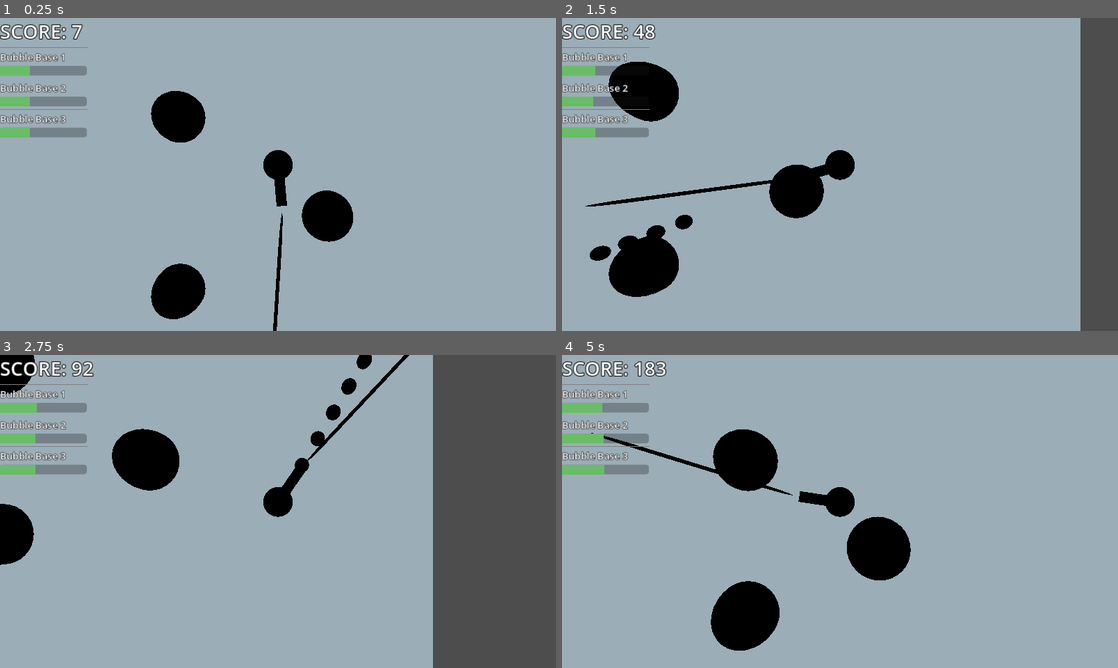
Above: before the commit, frames 1-4 (two rows, left to right).
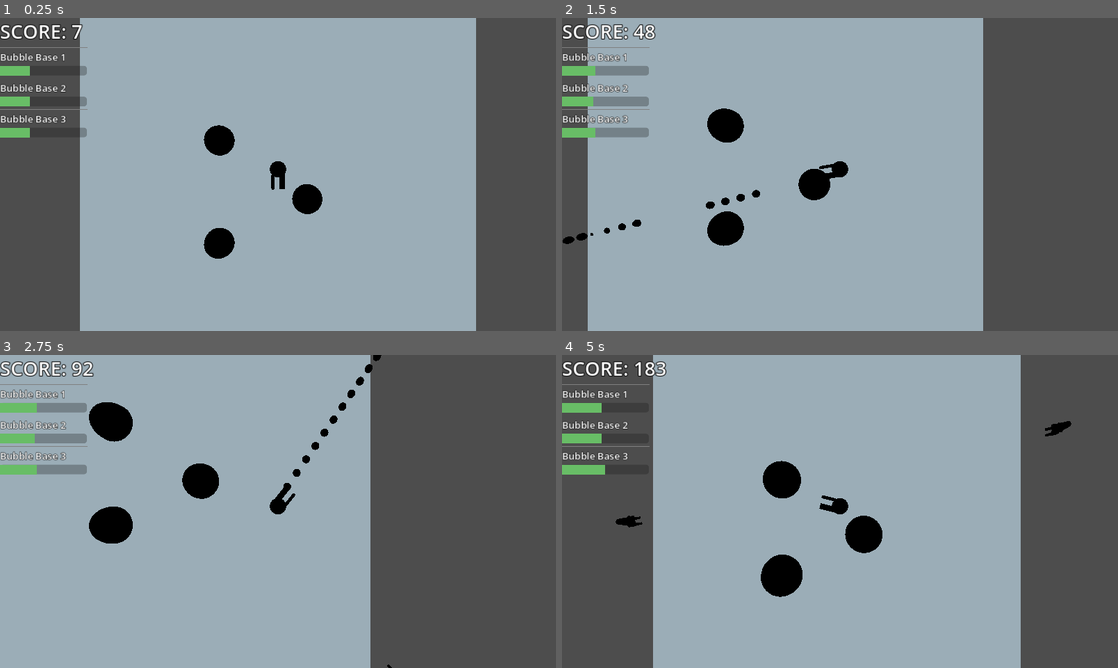
Above: after the commit, the same moments.

Repository: BlackBarman/GGJ_2025
Game: Godot game, scene res://Levels/level.tscn
Two runs of this game, one before a commit and one after it. Both use one fixed random seed, a clock stepped at 60 frames per second and the inputs below.
Inputs (mouse positions are in pixels of both pictures, inside the frame that each line leads up to):
- Up to frame 1 (0.25 s): no input
- Up to frame 2 (1.5 s): tap Enter (ui_accept) at 0.5, 0.77 s; move the mouse to (962, 158) at 0.52 s; press the mouse at (962, 158) at 0.53 s; hold Right (ui_right) 0.53-1.28 s; move the mouse to (728, 190) at 1.27 s; release the mouse at (728, 190) at 1.28 s; hold Down (ui_down) from 1.28 s (still down); click (728, 190) at 1.35 s
- Up to frame 3 (2.75 s): tap Enter (ui_accept) at 1.52 s; move the mouse to (333, 442) at 2.02 s; release Down (ui_down) at 2.03 s; press the mouse at (333, 442) at 2.03 s; hold Right (ui_right) from 2.03 s (still down)
- Up to frame 4 (5 s): move the mouse to (812, 574) at 2.77 s; release Right (ui_right) at 2.78 s; release the mouse at (812, 574) at 2.78 s; hold Up (ui_up) 2.78-3.53 s; click (812, 574) at 2.85 s; tap Enter (ui_accept) at 3.02, 3.77, 4.52 s; move the mouse to (1006, 558) at 3.52 s; press the mouse at (1006, 558) at 3.53 s; hold Left (ui_left) from 3.53 s (still down); move the mouse to (673, 464) at 4.27 s; release the mouse at (673, 464) at 4.28 s; click (673, 464) at 4.35 s

The runs differ from the first frame. In frame 1, 33% of the frame differs, in the area x 0-100%, y 0-100%; in frame 2, 29%; in frame 3, 18%; in frame 4, 39%.

Commit message:
fixed up some spatial variables on the character and created the bubble thrower

Diff:
--- a/ggj_2025/Chara.tscn
+++ b/ggj_2025/Chara.tscn
@@ -2,7 +2,8 @@
 
 [ext_resource type="Script" path="res://character_body_3d.gd" id="1_beiag"]
 [ext_resource type="Script" path="res://weapon.gd" id="2_ery3h"]
-[ext_resource type="PackedScene" uid="uid://c1sd6lbh7dj1u" path="res://bullet.tscn" id="3_hb4xm"]
+[ext_resource type="PackedScene" uid="uid://fago7sqegwx7" path="res://bullet.tscn" id="3_hb4xm"]
+[ext_resource type="PackedScene" uid="uid://c6xnb60rqwatj" path="res://bubble_thrower.tscn" id="4_2jctd"]
 
 [sub_resource type="CapsuleShape3D" id="CapsuleShape3D_a8dag"]
 
@@ -11,23 +12,20 @@
 [sub_resource type="BoxMesh" id="BoxMesh_ee17j"]
 size = Vector3(1.035, 0.265, 0.36)
 
-[sub_resource type="CapsuleMesh" id="CapsuleMesh_c6sac"]
-
 [node name="CharacterBody3D" type="CharacterBody3D"]
-transform = Transform3D(-4.37114e-08, 0, -1, 0, 1, 0, 1, 0, -4.37114e-08, -0.0267968, -4.30333, 0.39074)
+transform = Transform3D(-4.37114e-08, 0, -1, 0, 1, 0, 1, 0, -4.37114e-08, 0, 1, 0)
 script = ExtResource("1_beiag")
 
 [node name="CollisionShape3D" type="CollisionShape3D" parent="."]
-transform = Transform3D(1, 0, 0, 0, 1, 0, 0, 0, 1, 0, 5.64216, 0)
 shape = SubResource("CapsuleShape3D_a8dag")
 
 [node name="body" type="MeshInstance3D" parent="."]
 unique_name_in_owner = true
-transform = Transform3D(0.999383, 0.0172979, 0.030571, -0.0183187, 0.999273, 0.0334326, -0.0299705, -0.033972, 0.998973, 0, 5.61434, 0)
+transform = Transform3D(0.999383, 0.0172979, 0.030571, -0.0183187, 0.999273, 0.0334326, -0.0299705, -0.033972, 0.998973, 0, 0, 0)
 mesh = SubResource("CapsuleMesh_qxsh1")
 
 [node name="Weapon" type="Node3D" parent="body" node_paths=PackedStringArray("bullet_parent", "bullet_spawn_pos")]
-transform = Transform3D(0.0870623, 0.0165893, -0.996066, -0.0500238, 0.998674, 0.0122603, 0.994946, 0.0487596, 0.0877766, -0.0887986, 0.262005, -0.891103)
+transform = Transform3D(-3.72529e-08, -1.49012e-08, -1, 2.68337e-08, 1, -5.58794e-09, 1, -1.62399e-08, -2.98023e-08, -0.278836, 0.0185909, -0.708453)
 script = ExtResource("2_ery3h")
 bullet = ExtResource("3_hb4xm")
 bullet_parent = NodePath(".")
@@ -42,6 +40,5 @@
 unique_name_in_owner = true
 transform = Transform3D(1, -1.51787e-05, 0.000453502, 1.51657e-05, 1, 8.32009e-06, -0.000453413, -8.29482e-06, 1, -0.648258, -0.047873, 0.0457189)
 
-[node name="MeshInstance3D" type="MeshInstance3D" parent="body/Weapon/MeshInstance3D/bullet_spawn_point"]
-transform = Transform3D(0.0205624, -3.22233, -0.0172468, 0.350805, 0.151628, 0.00983832, -0.0266284, -0.490716, 0.116293, -3.33566, 0.2409, -0.548198)
-mesh = SubResource("CapsuleMesh_c6sac")
+[node name="BubbleThrower" parent="body" instance=ExtResource("4_2jctd")]
+transform = Transform3D(1, 0, 0, 0, -4.37114e-08, 1, 0, -1, -4.37114e-08, 0.399753, 0.00691921, 0.0122284)
--- a/ggj_2025/Levels/level.tscn
+++ b/ggj_2025/Levels/level.tscn
@@ -38,7 +38,7 @@
 bubble_base_3 = NodePath("../BubbleBase3")
 
 [node name="CharacterBody3D" parent="." node_paths=PackedStringArray("camera") instance=ExtResource("6_81aot")]
-transform = Transform3D(1, 0, 0, 0, 1, 0, 0, 0, 1, 0, -5, 0)
+transform = Transform3D(1, 0, 0, 0, 1, 0, 0, 0, 1, 0, 0.5, 0)
 camera = NodePath("Camera3D")
 
 [node name="Camera3D" type="Camera3D" parent="CharacterBody3D"]
--- /dev/null
+++ b/ggj_2025/bubble_thrower.gd
@@ -0,0 +1,11 @@
+extends Node3D
+
+
+# Called when the node enters the scene tree for the first time.
+func _ready() -> void:
+	pass # Replace with function body.
+
+
+# Called every frame. 'delta' is the elapsed time since the previous frame.
+func _process(delta: float) -> void:
+	pass
--- /dev/null
+++ b/ggj_2025/bubble_thrower.tscn
@@ -0,0 +1,11 @@
+[gd_scene load_steps=2 format=3 uid="uid://c6xnb60rqwatj"]
+
+[sub_resource type="CapsuleMesh" id="CapsuleMesh_1yie3"]
+radius = 0.1
+height = 1.0
+
+[node name="BubbleThrower" type="Node3D"]
+
+[node name="MeshInstance3D" type="MeshInstance3D" parent="."]
+transform = Transform3D(1, 0, 0, 3.72529e-09, 1, -1.62981e-09, 0, -8.3819e-09, 1, -0.0759619, 0.802236, 0.0254478)
+mesh = SubResource("CapsuleMesh_1yie3")
